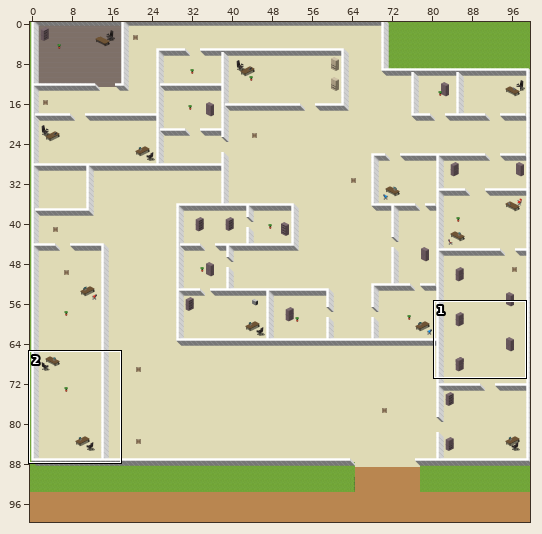
Tiled map -- assets/map2.1.tmx. The first picture is a wide view before the edit; the outline marks the close-up.
Close-up. As it was:
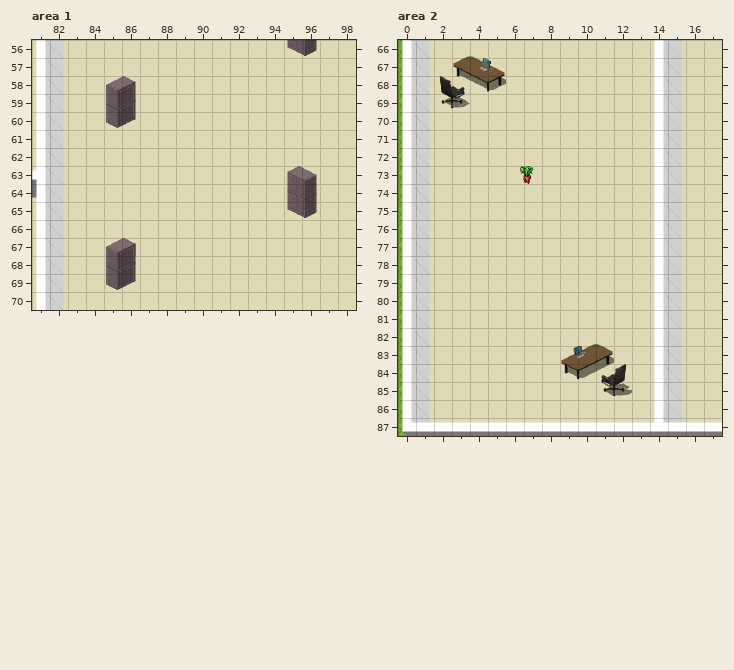
Cells are 32x32 px. Shown: area 1 x 81..98, y 56..70; area 2 x 0..17, y 66..87. The commit also changed other parts of the map, which this record leaves out.
The same view after the edit:
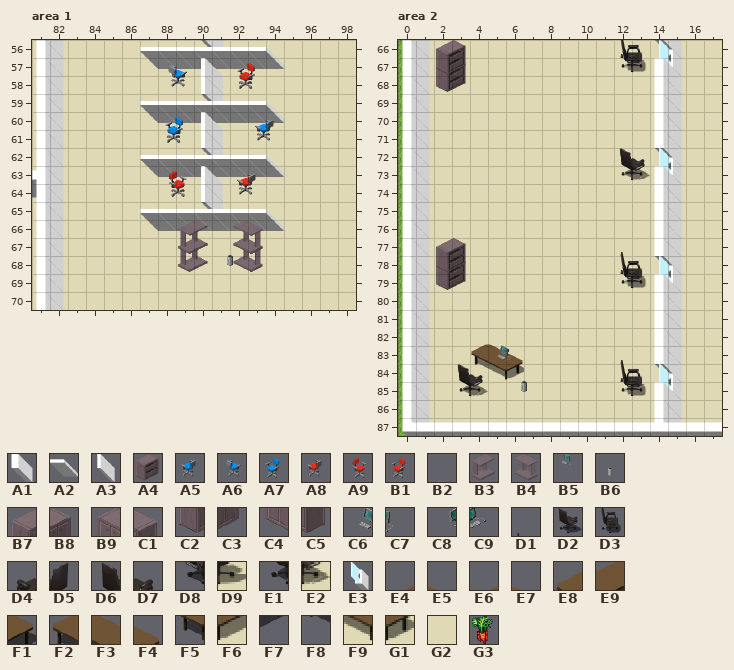
Key: from "2dwalls": A1 1, A2 14, A3 15; from "OfficeFurniture": A4 16, A5 92, A6 93, A7 95, A8 124, A9 126, B1 127, B2 140, B3 144, B4 145, B5 156, B6 255, B7 320, B8 321, B9 322, C1 323, C2 352, C3 353, C4 354, C5 355, C6 600, C7 601, C8 602, C9 603; from "chair": D1 11, D2 14, D3 15, D4 48, D5 49, D6 52, D7 53, D8 56, D9 57, E1 60, E2 61; from "extra": E3 4; from "tables": E4 7, E5 8, E6 9, E7 10, E8 12, E9 13, F1 14, F2 15, F3 16, F4 17, F5 18, F6 19, F7 20, F8 21, F9 22, G1 23; from "terrain-assets": G2 414, G3 970.
__ is an empty cell, .. an unchanged one.
Objects are placed by their top-left corner, in cells (3,4 is the top-left corner of cell 3,4); size is 1x1 cell unless given.
Tiles of an added or newly shown layer are drawn over the layers below it.
See-through tiles are keyed as they look on the map.
Edits made:
--- layer "FloorAccessoriesBottom" (removed), area 1
@@ x 95..96 @@
-56 C4 C5
+56 __ __
@@ x 85..86 @@
-59 B7 B8
-60 C2 C3
+59 __ __
+60 __ __
@@ x 95..96 @@
-64 B9 C1
-65 C4 C5
+64 __ __
+65 __ __
@@ x 85..86 @@
-67 B7 B8
-68 B7 B8
-69 C2 C3
+67 __ __
+68 __ __
+69 __ __
--- layer "FloorAccessoriesTop" (removed), area 1
@@ x 85..86 @@
-58 B7 B8
-59 C2 C3
+58 __ __
+59 __ __
@@ x 95..96 @@
-63 B9 C1
-64 C4 C5
+63 __ __
+64 __ __
@@ x 85..86 @@
-67 B7 B8
-68 C2 C3
+67 __ __
+68 __ __
--- layer "WallsAccessories", area 1
@@ x 89..93 @@
-68 G2 G2 .. G2 G2
+68 B3 __ .. B4 __
--- layer "WallsAccessories2" (added), area 1
@@ x 87..93 @@
-56 .. .. .. __ .. .. ..
-57 __ __ __ __ __ __ __
-58 .. __ .. __ .. __ ..
-59 .. .. .. __ .. .. ..
-60 __ __ __ __ __ __ __
-61 .. __ .. __ .. .. __
-62 .. .. .. __ .. .. ..
-63 __ __ __ __ __ __ __
-64 .. __ .. __ .. __ ..
-65 .. .. .. __ .. .. ..
-66 __ __ __ __ __ __ __
-67 .. .. __ .. .. __ ..
-68 .. .. .. .. __ .. ..
+56 .. .. .. A3 .. .. ..
+57 A2 A2 A2 A2 A2 A2 A2
+58 .. A6 .. A3 .. B1 ..
+59 .. .. .. A3 .. .. ..
+60 A2 A2 A2 A2 A2 A2 A2
+61 .. A7 .. A3 .. .. A5
+62 .. .. .. A3 .. .. ..
+63 A2 A2 A2 A2 A2 A2 A2
+64 .. A9 .. A3 .. A8 ..
+65 .. .. .. A3 .. .. ..
+66 A2 A2 A2 A2 A2 A2 A2
+67 .. .. B3 .. .. B4 ..
+68 .. .. .. .. B6 .. ..
--- layer "FloorAccessoriesBottom" (removed), area 2
@@ x 3..5 @@
-66 E6 E7 ..
-67 F2 F3 F4
-68 F8 F9 G1
+66 __ __ ..
+67 __ __ __
+68 __ __ __
@@ x 9..11 @@
-82 .. E4 E5
-83 E8 E9 F1
-84 F5 F6 F7
+82 .. __ __
+83 __ __ __
+84 __ __ __
--- layer "FloorAccessoriesTop" (removed), area 2
@@ x 2..5 @@
-67 .. .. C6 C7
-68 D6 D7 .. ..
-69 E1 E2 .. ..
+67 .. .. __ __
+68 __ __ .. ..
+69 __ __ .. ..
@@ x 9..12 @@
-83 C8 C9 .. ..
-84 .. .. D4 D5
-85 .. .. D8 D9
+83 __ __ .. ..
+84 .. .. __ __
+85 .. .. __ __
--- layer "WallsAccessories", area 2
@@ x 2..14 @@
-66 .. .. .. .. .. .. .. .. .. .. __ .. ..
-67 .. .. .. .. .. .. .. .. .. .. __ .. A1
-68 __ .. .. .. .. .. .. .. .. .. .. .. ..
+66 .. .. .. .. .. .. .. .. .. .. D1 .. ..
+67 .. .. .. .. .. .. .. .. .. .. D3 .. E3
+68 A4 .. .. .. .. .. .. .. .. .. .. .. ..
@@ x 12..14 @@
-73 __ .. A1
+73 D2 .. E3
@@ x 2..14 @@
-77 .. .. .. .. .. .. .. .. .. .. __ .. ..
-78 .. .. .. .. .. .. .. .. .. .. __ .. ..
-79 __ .. .. .. .. .. .. .. .. .. __ .. A1
+77 .. .. .. .. .. .. .. .. .. .. D1 .. ..
+78 .. .. .. .. .. .. .. .. .. .. D1 .. ..
+79 A4 .. .. .. .. .. .. .. .. .. D3 .. E3
@@ x 4..14 @@
-82 __ __ .. .. .. .. .. .. .. .. ..
-83 __ __ __ .. .. .. .. .. __ .. ..
-84 __ __ __ .. .. .. .. .. __ .. ..
-85 .. .. .. .. .. .. .. .. __ .. A1
+82 E6 E7 .. .. .. .. .. .. .. .. ..
+83 F2 F3 F4 .. .. .. .. .. D1 .. ..
+84 F8 F9 G1 .. .. .. .. .. D1 .. ..
+85 .. .. .. .. .. .. .. .. D3 .. E3
--- layer "WallsAccessories2" (added), area 2
@@ x 2..2 @@
-67 __
+67 A4
@@ x 2..2 @@
-78 __
+78 A4
@@ x 5..5 @@
-82 __
+82 B2
@@ x 3..6 @@
-84 .. .. __ ..
-85 __ .. .. __
+84 .. .. B5 ..
+85 D2 .. .. B6
--- layer "ObjectLayer" (now hidden), area 2
-G3 "money2" at 6.7,73
